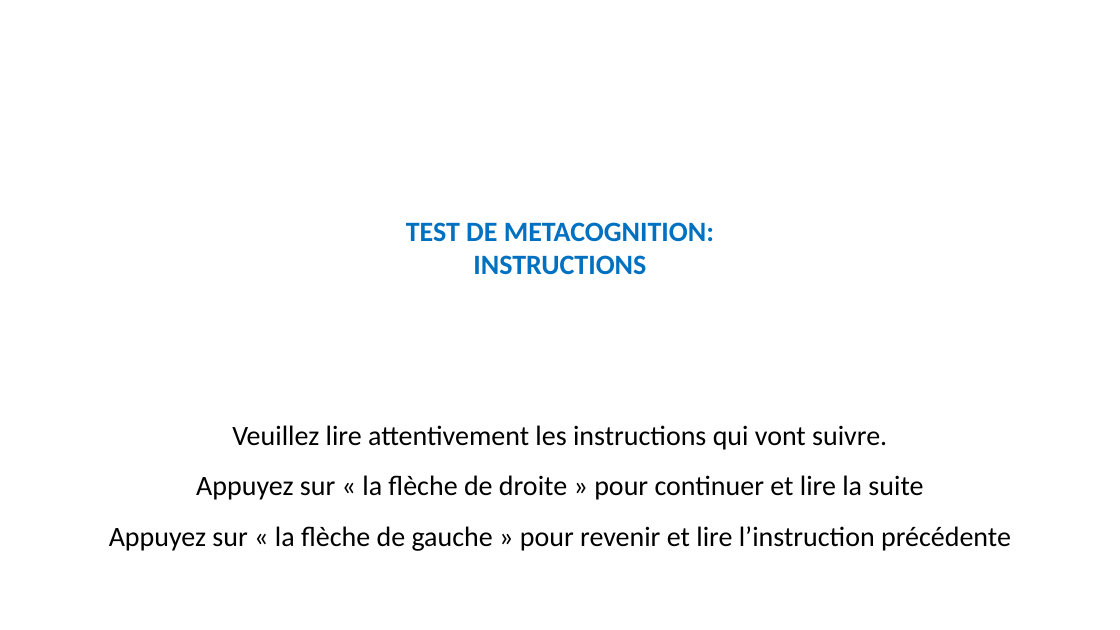
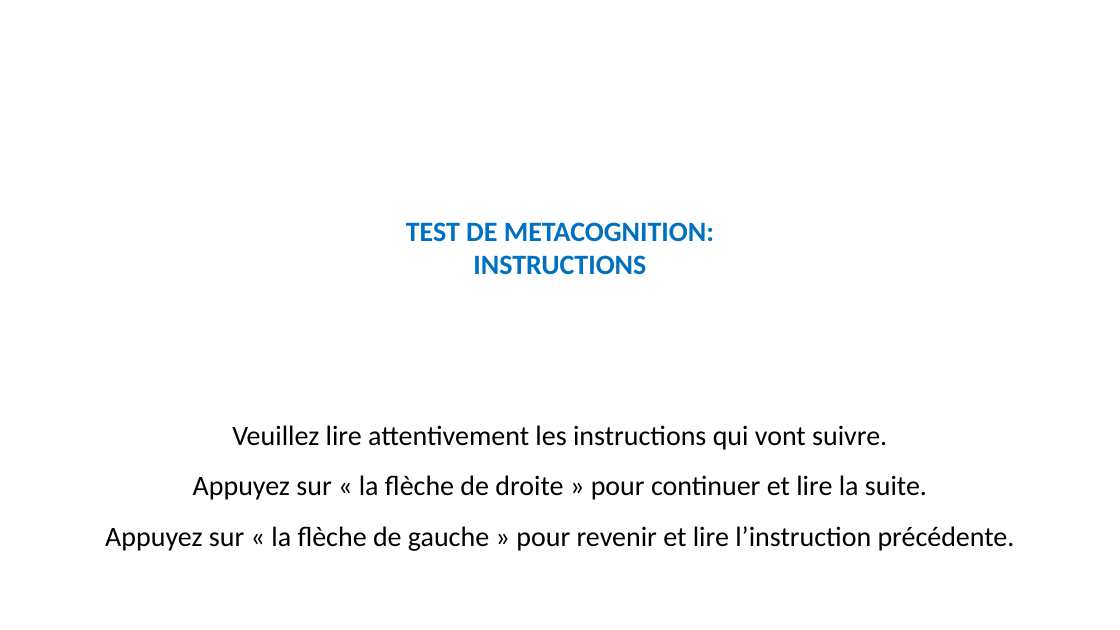
Before and after one commit to MBB-team/Online_Testing, a slide deck: slide 1 of src/Self_Efficacy/Stimuli/Instructions.pptx. Drawn at 1120x630 pixels with LibreOffice and Linux fonts; fonts in the diff are those of the drawing. Boxes give left, top, right and bottom in pixels: in the first picture for what was removed or moved away, otherwise in the second. Text is boxed around its words. In the diff, an @@ line names an element or a change of style, - is before the commit and + after.

Commit message:
modif instructions tâche Juliana
voir ppt

```diff
--- a/src/Self_Efficacy/Stimuli/Instructions.pptx
+++ b/src/Self_Efficacy/Stimuli/Instructions.pptx
@@ text at <box>105,475,1015,551</box>: text changed @@
-Appuyez sur « la flèche de droite » pour continuer et lire la suite
-Appuyez sur « la flèche de gauche » pour revenir et lire l’instruction précédente
+Appuyez sur « la flèche de droite » pour continuer et lire la suite.
+Appuyez sur « la flèche de gauche » pour revenir et lire l’instruction précédente.
```
Also in this commit, not shown: 1 other file.
